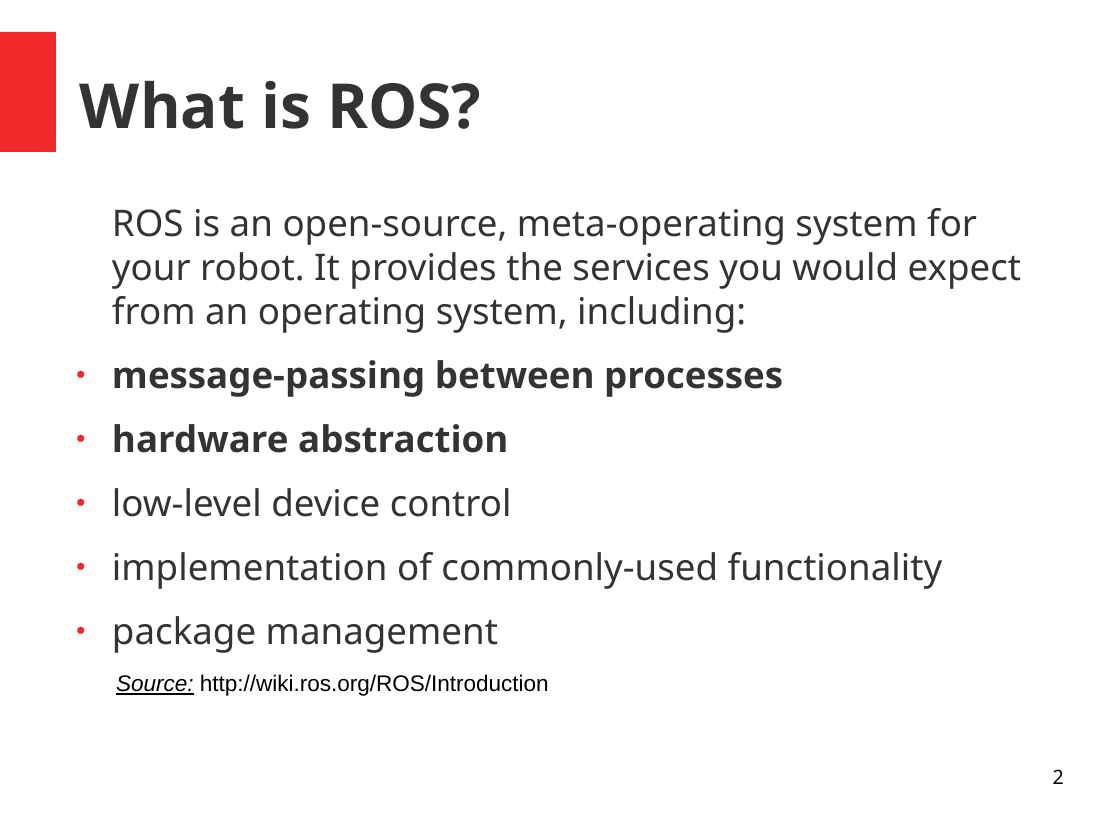
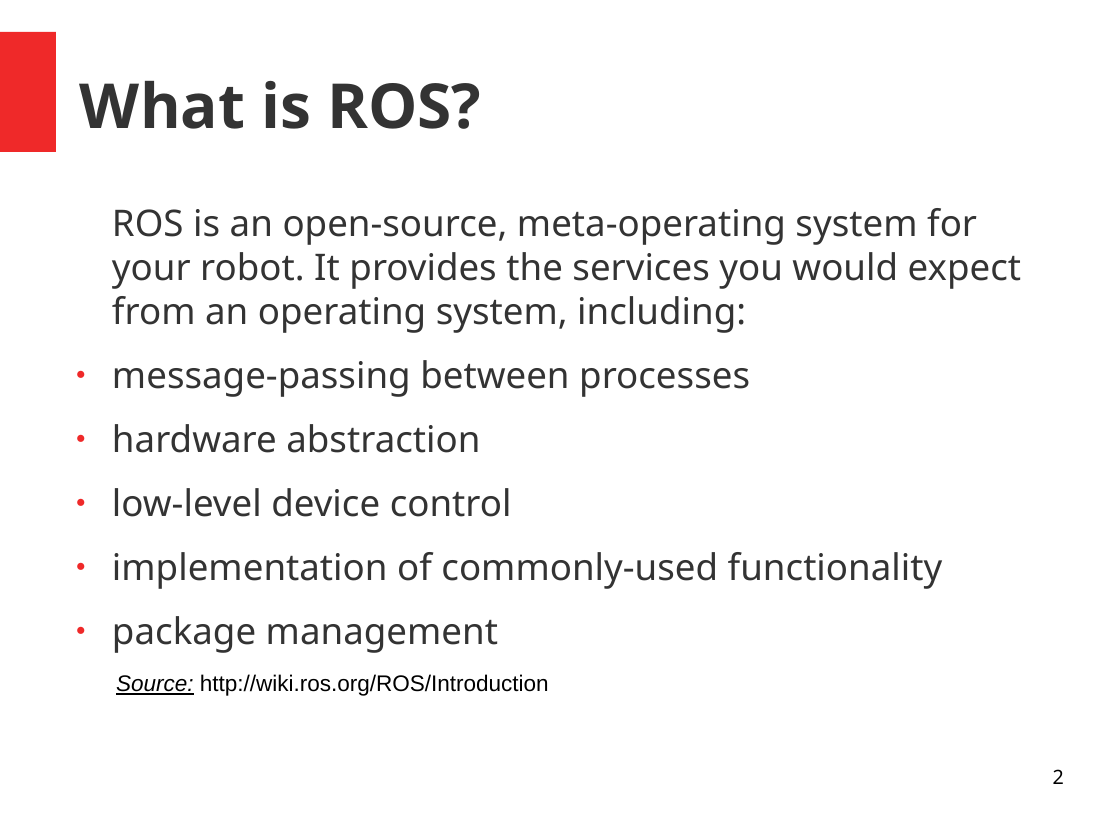
Before and after one commit to comp417-fall2019-tutorials/ros_tutorial, a slide deck: slide 2 of slides/Ros_Tutorial.odp. Drawn at 1120x840 pixels with LibreOffice and Linux fonts; fonts in the diff are those of the drawing; background and template pictures are left out. Boxes give left, top, right and bottom in pixels: in the first picture for what was removed or moved away, otherwise in the second. Text is boxed around its words. In the diff, an @@ line names an element or a change of style, - is before the commit and + after.

```diff
--- a/slides/Ros_Tutorial.odp
+++ b/slides/Ros_Tutorial.odp
@@ text at box(112, 360, 750, 453): bold off in "message-passing between processes", "hardware abstraction" @@
```
Also in this commit, not shown: 7 other slides changed, 3 other files.
